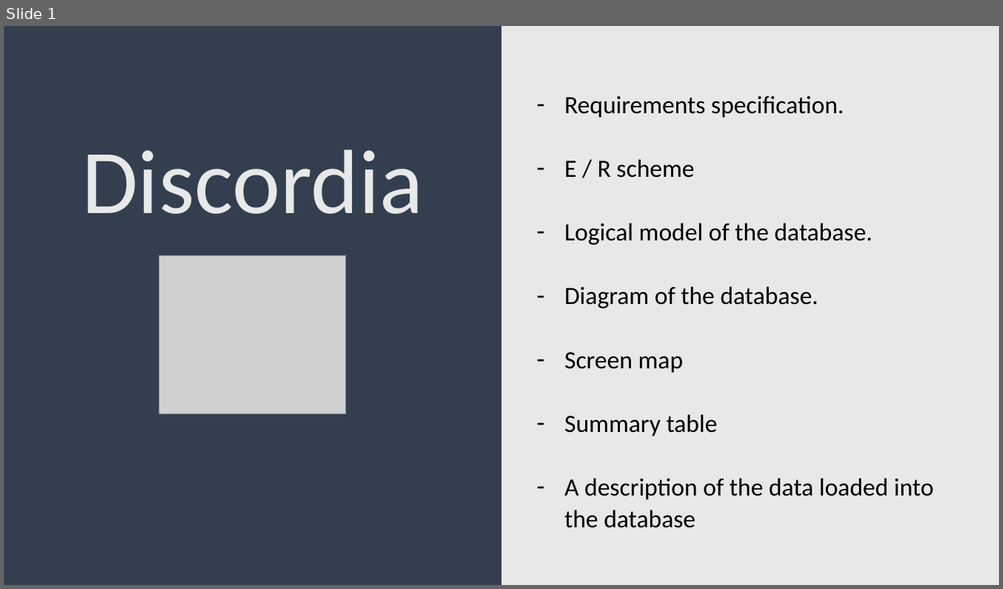
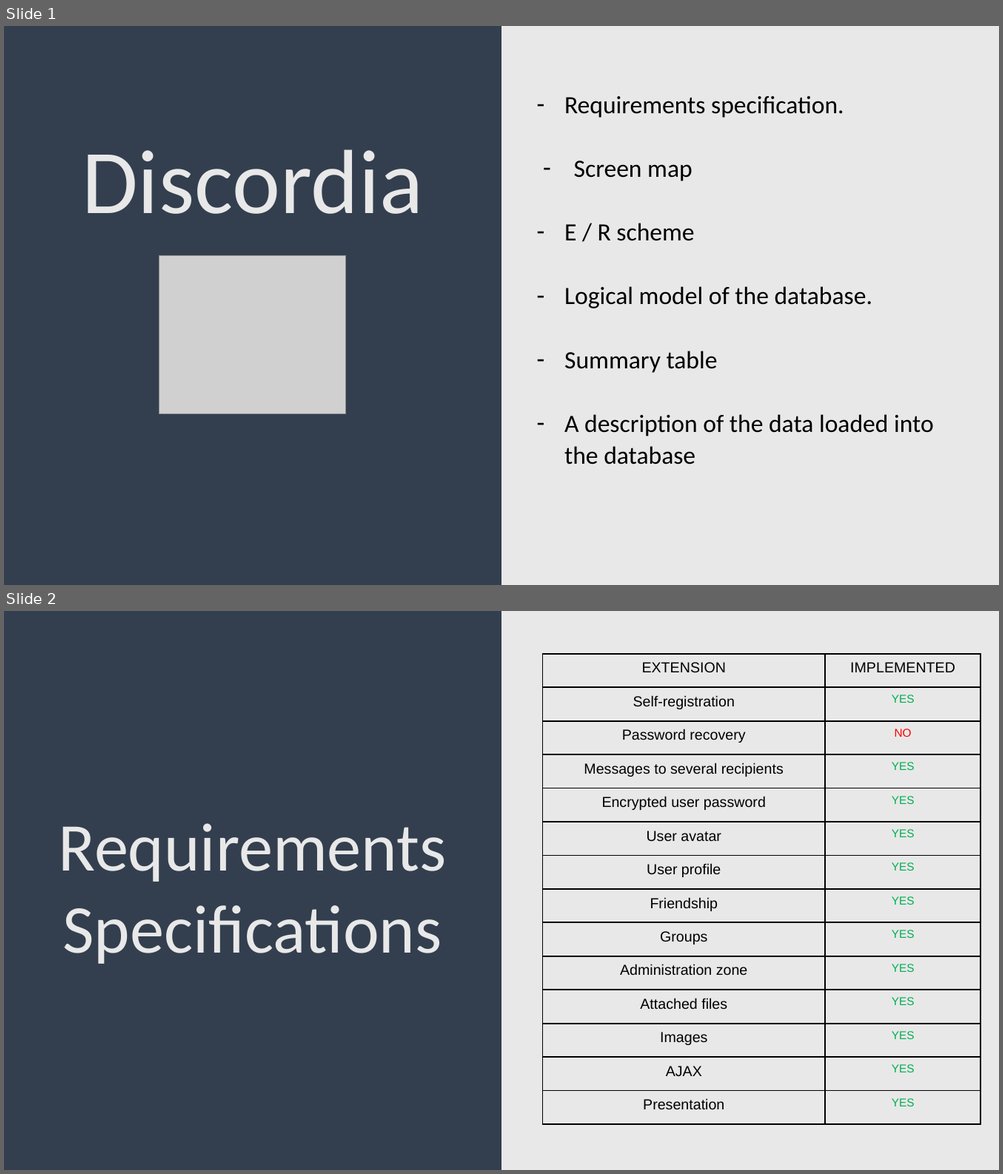
Before and after one commit to DaniGFClase/Operacion-Discordia, a slide deck: documentation/Exposition.pptx. Shown one above the other, each under a label of ours: slide 1 before the commit, slides 1 and 2 after it. The pictures are 1003x589 and 1003x1174 pixels, drawn with LibreOffice and Linux fonts; fonts in the diff are those of the drawing; grey boxes stand for pictures. Boxes give left, top, right and bottom in pixels: in the first picture for what was removed or moved away, otherwise in the second. Text is boxed around its words. In the diff, an @@ line names an element or a change of style, - is before the commit and + after.

```diff
--- a/documentation/Exposition.pptx
+++ b/documentation/Exposition.pptx
@@ slide 2 added at (4, 611, 999, 1170), background gradient #333F50 to #E8E8E8 @@
@@ table added at (543, 653, 981, 1125), 14 rows, 2 columns @@
+EXTENSION | IMPLEMENTED
+Self-registration | YES
+Password recovery | NO
+Messages to several recipients | YES
+Encrypted user password | YES
+User avatar | YES
+User profile | YES
+Friendship | YES
+Groups | YES
+Administration zone | YES
+Attached files | YES
+Images | YES
+AJAX | YES
+Presentation | YES
@@ text added at (59, 823, 447, 964), 66 pt, text #E8E8E8 @@
+Requirements Specifications
@@ slide 1 changed as well @@
@@ text at (564, 96, 933, 465): indent changed; less space between paragraphs @@
@@ text at (574, 161, 692, 181): paragraph added @@
+– Screen map
@@ text at (564, 286, 818, 373): paragraphs removed @@
-– Diagram of the database.
-– Screen map
```
Also in this commit, not shown: 9 other slides added, 8 slides removed, 4 other files.
